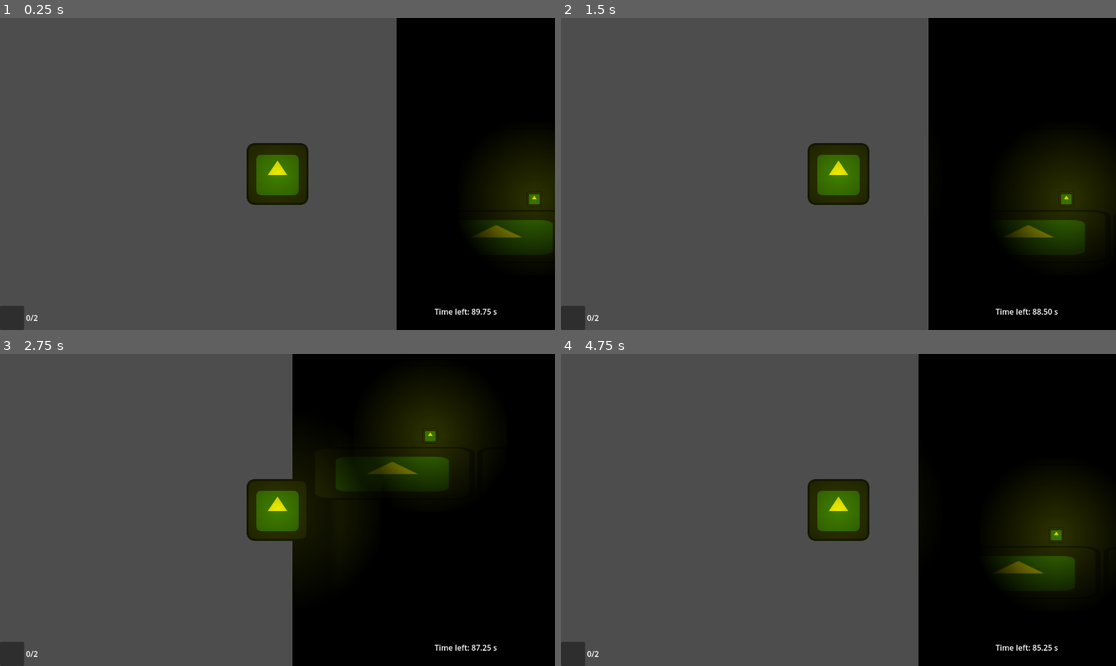
Above: before the commit, frames 1-4 (two rows, left to right).
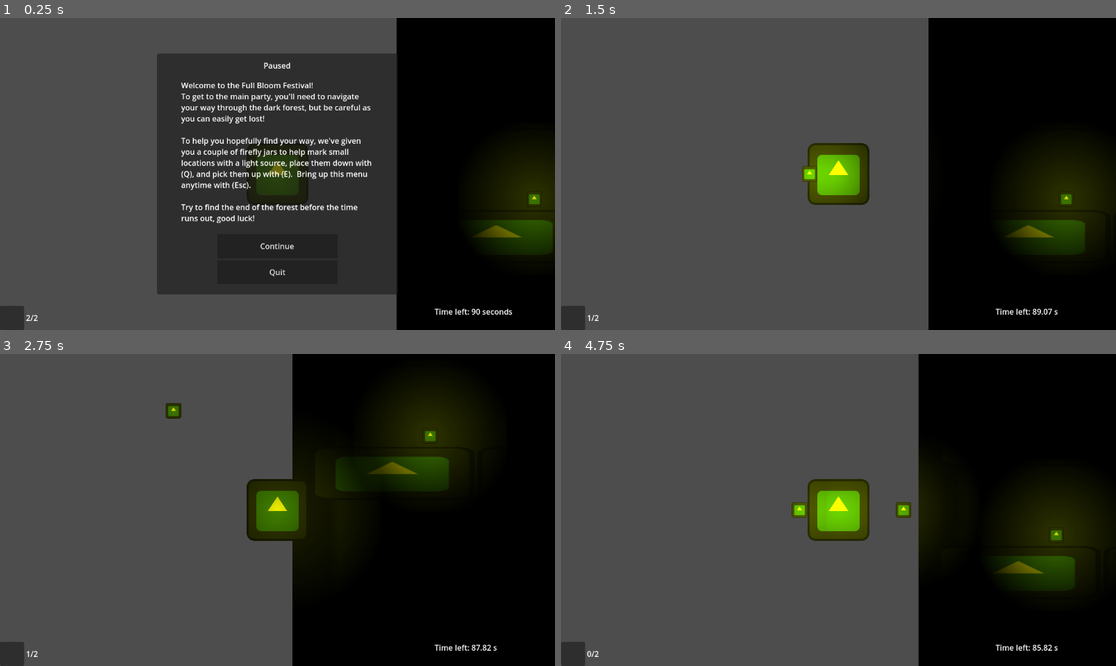
Above: after the commit, the same moments.

Repository: Abigail-Irvin/Bloom_Festival_Maze
Game: Godot game, scene res://scenes/world.tscn
Same seed, same stepped clock (60 frames per second), same inputs: the game is played once before the commit and once after it. The engine's default icon, where the game draws it, is replaced by a stand-in: a white triangle on a blue panel in a dark square.
Inputs (mouse positions are in pixels of both pictures, inside the frame that each line leads up to):
- Up to frame 1 (0.25 s): no input
- Up to frame 2 (1.5 s): click (838, 245) at 0.5 s, where only the run after the commit has a clickable "Continue"; tap Enter at 1.25 s; hold Right (ui_right) from 1.28 s (still down); hold Q (drop) from 1.28 s (still down)
- Up to frame 3 (2.75 s): release Right (ui_right) at 2.03 s; release Q (drop) at 2.03 s; hold Down (ui_down) from 2.03 s (still down); tap E (pickup) at 2.1 s
- Up to frame 4 (4.75 s): release Down (ui_down) at 2.78 s; hold Right (ui_right) 2.78-3.53 s; hold Q (drop) 2.78-3.53 s; tap Space at 3.5 s; hold Up (ui_up) 3.53-4.28 s; tap E (pickup) at 3.6 s; hold Left (ui_left) from 4.28 s (still down); hold Q (drop) from 4.28 s (still down)

The runs differ from the first frame. In frame 1, 32% of the frame differs, in the area x 4-93%, y 11-98%; in frame 2, 1.6%; in frame 3, 0.2%; in frame 4, 2.3%.

Commit message:
feat: added endscreen functionality.

Diff:
--- a/scenes/main_ui.tscn
+++ b/scenes/main_ui.tscn
@@ -4,7 +4,7 @@
 [ext_resource type="PackedScene" uid="uid://dxvvyj8m11pub" path="res://scenes/firefly_ui_element.tscn" id="1_fnul3"]
 [ext_resource type="PackedScene" uid="uid://cgxjfsdg62r3" path="res://scenes/time_left_ui_element.tscn" id="2_513t2"]
 
-[node name="MainUi" type="Control" node_paths=PackedStringArray("firefly_text_ref", "timer_text_ref", "pauseMenu")]
+[node name="MainUi" type="Control" node_paths=PackedStringArray("firefly_text_ref", "timer_text_ref", "pauseMenu", "endMenu", "endBlurb")]
 layout_mode = 3
 anchors_preset = 15
 anchor_right = 1.0
@@ -14,7 +14,9 @@
 script = ExtResource("1_e6fyy")
 firefly_text_ref = NodePath("HBoxContainer/Firefly-sprite/firefly-textbox")
 timer_text_ref = NodePath("HBoxContainer/TimeLeftUiElement")
-pauseMenu = NodePath("Pause Menu")
+pauseMenu = NodePath("Pause_Menu")
+endMenu = NodePath("End_Screen")
+endBlurb = NodePath("End_Screen/Text/End_Blurb")
 
 [node name="HBoxContainer" type="HBoxContainer" parent="."]
 layout_mode = 1
@@ -33,7 +35,8 @@
 [node name="TimeLeftUiElement" parent="HBoxContainer" instance=ExtResource("2_513t2")]
 layout_mode = 2
 
-[node name="Pause Menu" type="Panel" parent="."]
+[node name="Pause_Menu" type="Panel" parent="."]
+visible = false
 custom_minimum_size = Vector2(500, 500)
 layout_mode = 1
 anchors_preset = 8
@@ -44,7 +47,7 @@
 grow_horizontal = 2
 grow_vertical = 2
 
-[node name="Text" type="VBoxContainer" parent="Pause Menu"]
+[node name="Text" type="VBoxContainer" parent="Pause_Menu"]
 layout_mode = 1
 anchors_preset = 5
 anchor_left = 0.5
@@ -54,7 +57,7 @@
 offset_bottom = 54.0
 grow_horizontal = 2
 
-[node name="Paused" type="RichTextLabel" parent="Pause Menu/Text"]
+[node name="Paused" type="RichTextLabel" parent="Pause_Menu/Text"]
 custom_minimum_size = Vector2(150, 50)
 layout_mode = 2
 text = "Paused"
@@ -62,7 +65,7 @@
 horizontal_alignment = 1
 vertical_alignment = 1
 
-[node name="Instructions" type="RichTextLabel" parent="Pause Menu/Text"]
+[node name="Instructions" type="RichTextLabel" parent="Pause_Menu/Text"]
 custom_minimum_size = Vector2(400, 300)
 layout_mode = 2
 text = "Welcome to the Full Bloom Festival!
@@ -72,7 +75,7 @@
 
 Try to find the end of the forest before the time runs out, good luck!"
 
-[node name="Buttons" type="VBoxContainer" parent="Pause Menu"]
+[node name="Buttons" type="VBoxContainer" parent="Pause_Menu"]
 custom_minimum_size = Vector2(0, 125)
 layout_mode = 1
 anchors_preset = 7
@@ -86,15 +89,81 @@
 grow_horizontal = 2
 grow_vertical = 0
 
-[node name="Return" type="Button" parent="Pause Menu/Buttons"]
+[node name="Return" type="Button" parent="Pause_Menu/Buttons"]
 custom_minimum_size = Vector2(250, 50)
 layout_mode = 2
-text = "Return"
+text = "Continue"
 
-[node name="Quit" type="Button" parent="Pause Menu/Buttons"]
+[node name="Quit" type="Button" parent="Pause_Menu/Buttons"]
 custom_minimum_size = Vector2(0, 50)
 layout_mode = 2
 text = "Quit"
 
-[connection signal="pressed" from="Pause Menu/Buttons/Return" to="." method="_on_return_pressed"]
-[connection signal="pressed" from="Pause Menu/Buttons/Quit" to="." method="_on_quit_pressed"]
+[node name="End_Screen" type="Panel" parent="."]
+visible = false
+custom_minimum_size = Vector2(500, 500)
+layout_mode = 1
+anchors_preset = 8
+anchor_left = 0.5
+anchor_top = 0.5
+anchor_right = 0.5
+anchor_bottom = 0.5
+offset_left = -250.0
+offset_top = -250.0
+offset_right = 250.0
+offset_bottom = 250.0
+grow_horizontal = 2
+grow_vertical = 2
+
+[node name="Text" type="VBoxContainer" parent="End_Screen"]
+layout_mode = 1
+anchors_preset = 5
+anchor_left = 0.5
+anchor_right = 0.5
+offset_left = -75.0
+offset_right = 75.0
+offset_bottom = 54.0
+grow_horizontal = 2
+
+[node name="Header" type="RichTextLabel" parent="End_Screen/Text"]
+custom_minimum_size = Vector2(150, 50)
+layout_mode = 2
+text = "The End!"
+scroll_active = false
+horizontal_alignment = 1
+vertical_alignment = 1
+
+[node name="End_Blurb" type="RichTextLabel" parent="End_Screen/Text"]
+custom_minimum_size = Vector2(400, 300)
+layout_mode = 2
+text = "<Really cool end text> :3"
+horizontal_alignment = 1
+
+[node name="Buttons" type="VBoxContainer" parent="End_Screen"]
+custom_minimum_size = Vector2(0, 125)
+layout_mode = 1
+anchors_preset = 7
+anchor_left = 0.5
+anchor_top = 1.0
+anchor_right = 0.5
+anchor_bottom = 1.0
+offset_left = -125.0
+offset_top = -104.0
+offset_right = 125.0
+grow_horizontal = 2
+grow_vertical = 0
+
+[node name="Restart" type="Button" parent="End_Screen/Buttons"]
+custom_minimum_size = Vector2(250, 50)
+layout_mode = 2
+text = "Restart"
+
+[node name="Quit" type="Button" parent="End_Screen/Buttons"]
+custom_minimum_size = Vector2(0, 50)
+layout_mode = 2
+text = "Quit"
+
+[connection signal="pressed" from="Pause_Menu/Buttons/Return" to="." method="_on_return_pressed"]
+[connection signal="pressed" from="Pause_Menu/Buttons/Quit" to="." method="_on_quit_pressed"]
+[connection signal="pressed" from="End_Screen/Buttons/Restart" to="." method="_on_restart_pressed"]
+[connection signal="pressed" from="End_Screen/Buttons/Quit" to="." method="_on_quit_pressed"]
--- a/scripts/main_ui.gd
+++ b/scripts/main_ui.gd
@@ -4,6 +4,8 @@
 @export var max_fireflies: int = 2
 @export var playerNode: Node = null
 @export var pauseMenu: Node = null
+@export var endMenu: Node = null
+@export var endBlurb: RichTextLabel = null
 
 func ui_update(count: int, time_left: float) -> void:
 	firefly_text_ref.text = str(count) + "/" + str(max_fireflies)
@@ -16,8 +18,19 @@
 
 
 func _on_quit_pressed() -> void:
-	if playerNode:
-		playerNode.exit_game()
+	get_tree().quit()
 
 func toggle_pause_menu(paused: bool):
 	pauseMenu.set_visible(paused)
+
+
+func _on_restart_pressed() -> void:
+	get_tree().reload_current_scene()
+
+func end_game() -> void:
+	if playerNode:
+		if playerNode.win_state:
+			endBlurb.text = "Congratulations! You made it through the scary forest faster than I even thought possible! Welcome to the festival!"
+		else:
+			endBlurb.text = "Oh no! You got lost in the forest, you almost had it just give it another try!"
+		endMenu.set_visible(true)
--- a/scripts/player.gd
+++ b/scripts/player.gd
@@ -3,12 +3,13 @@
 
 
 const SPEED: float = 300.0
-var win_state: int = 0
-var paused: bool = false
+var win_state: bool = false
+var paused: bool = true
 @export var MainUi: Control = null
-@export var firefly_count: int = 0
+@export var firefly_count: int = 2
 @export var time_left: float = 90
 @onready var firefly_jar = preload("res://scenes/firefly_jar.tscn")
+var game_over: bool = false
 
 func _ready() -> void:
 	MainUi.toggle_pause_menu(paused)
@@ -22,7 +23,12 @@
 	# ----------
 	# delta : float
 	#	represents the time between frames, used to do time-based calculations
-	if is_locked():
+	if not game_over and is_locked():
+		# lose condition
+		game_over = true
+		MainUi.end_game()
+
+	if is_locked() or is_paused():
 		return
 	var x_axis := Input.get_axis("ui_left", "ui_right")
 	if x_axis:
@@ -50,7 +56,7 @@
 	#	input event given by user
 	if event.is_action_pressed("pause"):
 		toggle_pause()
-	if is_locked():
+	if is_locked() or is_paused():
 		return
 	if event.is_action_pressed("drop") and firefly_count > 0:
 		firefly_count -= 1
@@ -62,8 +68,13 @@
 	# Description
 	# ----------
 	# Returns a bool stating if the game should be considered "locked"
-	# i.e. paused or won/lost.
-	return win_state or time_left < 0.0 or paused
+	return win_state or time_left < 0.0
+
+func is_paused() -> bool:
+	# Description
+	# ----------
+	# Returns a bool stating if the game is paused
+	return paused
 
 func add_light() -> void:
 	# Description
@@ -75,12 +86,11 @@
 	# Description
 	# ----------
 	# Callback function activated when player runs across the win area.
-	win_state = 1
+	win_state = true
+	game_over = true
+	MainUi.end_game()
 
 func toggle_pause() -> void:
 	if not (win_state or time_left < 0.0):
 		paused = !paused
 		MainUi.toggle_pause_menu(paused)
-
-func exit_game() -> void:
-	print("quit! :3")
